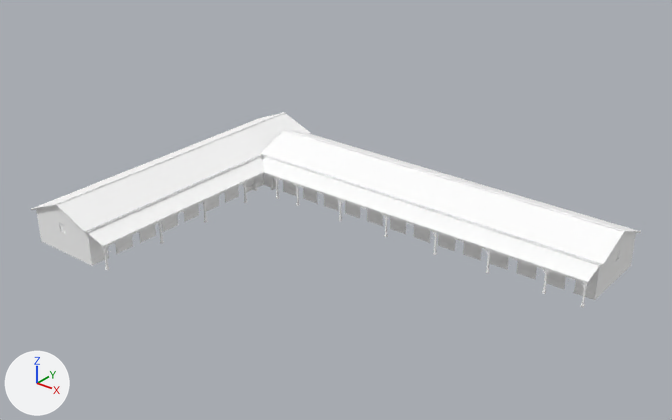
A saved change to the glTF model games/yorimichi/assets/belmonte/meshes/SM_BM_BE_3_Stables.glb.
Rendered twice from a 50 mm camera at (63.2, -72.6, 54.0) aimed at (0.0, 6.4, 5.1). The lights are fixed; the arrows at lower left show +X, +Y and +Z. The first picture is the older version. Vertices at exactly the same position are counted once.

In view in the first picture: 'SM_BM_BE_3_Stables'.
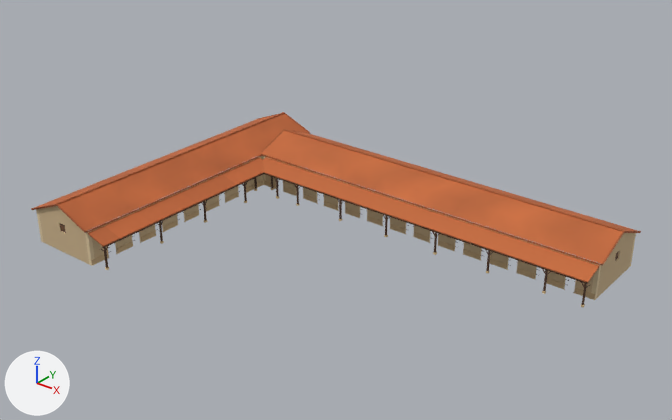
The change in detail:
me_sm_be_3_stables has 11484 vertices, 16244 faces and spans x -30.6..30.4, y -15.4..25.6, z -0.3..6.5.
me_sm_be_3_stables is used by ob_sm_bm_be_3_stables; location (0.0, 0.0, 0.0).
me_sm_be_3_stables part 1: 16244 faces centred in x -30.6..30.4, y -15.4..25.6, z -0.3..6.5 are repainted in the vertex colours; the middle colour goes from white #ffffff to beige #ccb38c.

Where the change shows, as pixel boxes [x1, y1, x2, y2] in the pictures (672 x 420 px):
part 1 of me_sm_be_3_stables, recoloured (darker)
    both: [31, 112, 641, 307]
